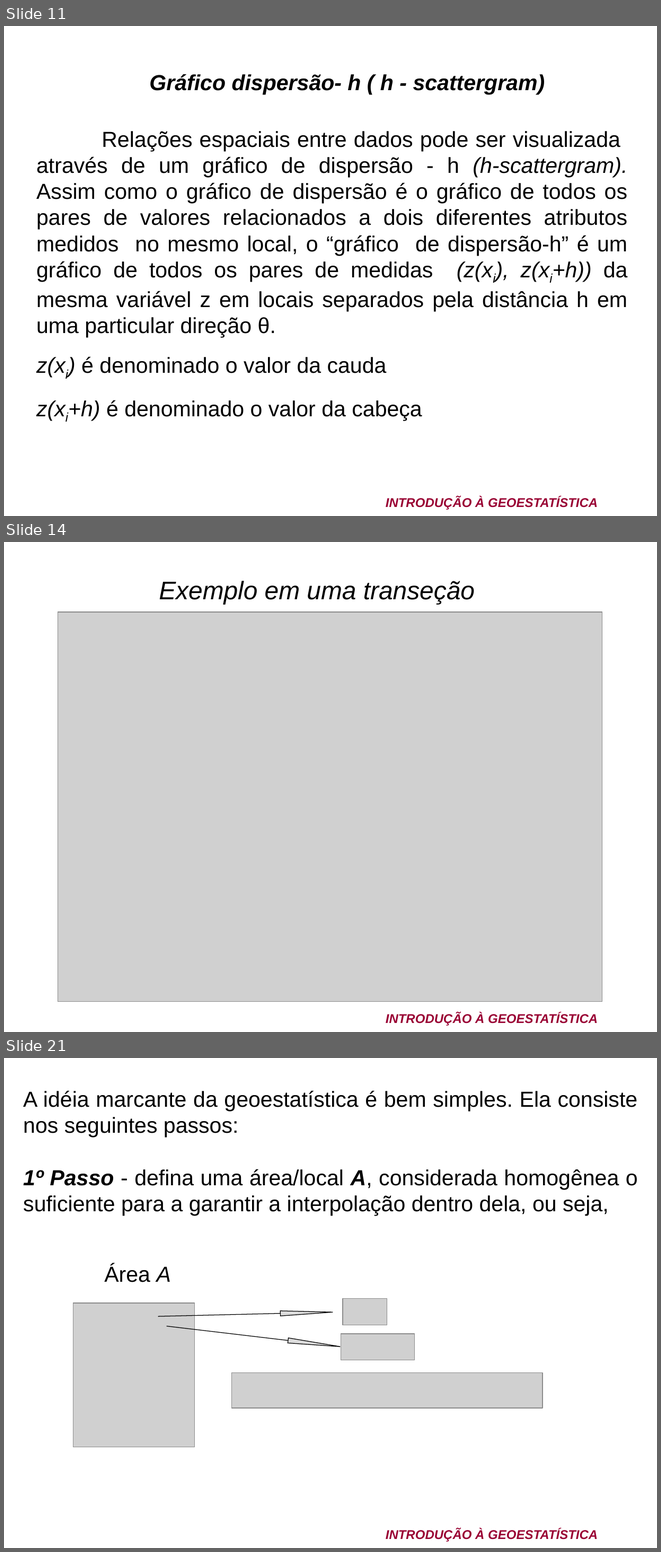
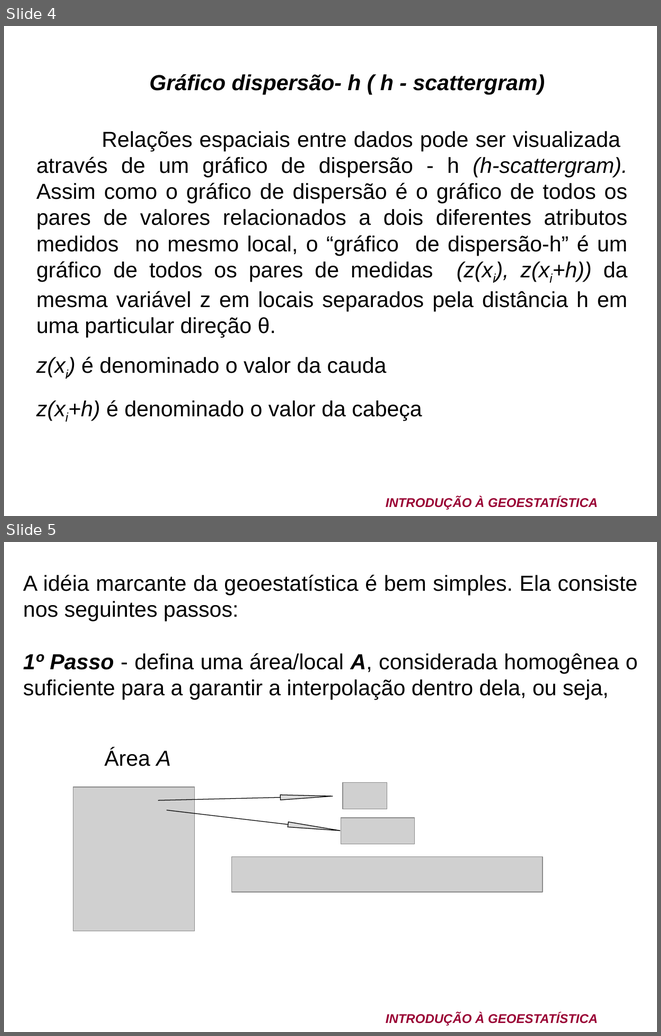
Before and after one commit to arpanosso/curso-gp-02-geoestatistica, a slide deck: pdf/Curso de geoestatistica CBCS 2011.ppt. Shown one above the other, each under a label of ours: slides 11, 14 and 21 before the commit, slides 4 and 5 after it; the slides between them are not shown. The pictures are 661x1552 and 661x1036 pixels, drawn with LibreOffice and Linux fonts; fonts in the diff are those of the drawing; grey boxes stand for pictures; background and template pictures are left out. Boxes give left, top, right and bottom in pixels: in the first picture for what was removed or moved away, otherwise in the second. Text is boxed around its words. In the diff, an @@ line names an element or a change of style, - is before the commit and + after.

```diff
--- a/pdf/Curso de geoestatistica CBCS 2011.ppt
+++ b/pdf/Curso de geoestatistica CBCS 2011.ppt
@@ slide 14 removed at box(4, 542, 657, 1032), background picture (left out); not listed: 1 template element that a slide beside it also shows @@
@@ text removed at box(159, 581, 475, 604) @@
-Exemplo em uma transeção
@@ picture removed at box(58, 612, 602, 1001) @@
@@ what was slide 11 is now slide 4 @@
@@ what was slide 21 is now slide 5 @@
```
Also in this commit, not shown: 28 other slides removed, 14 other files.
